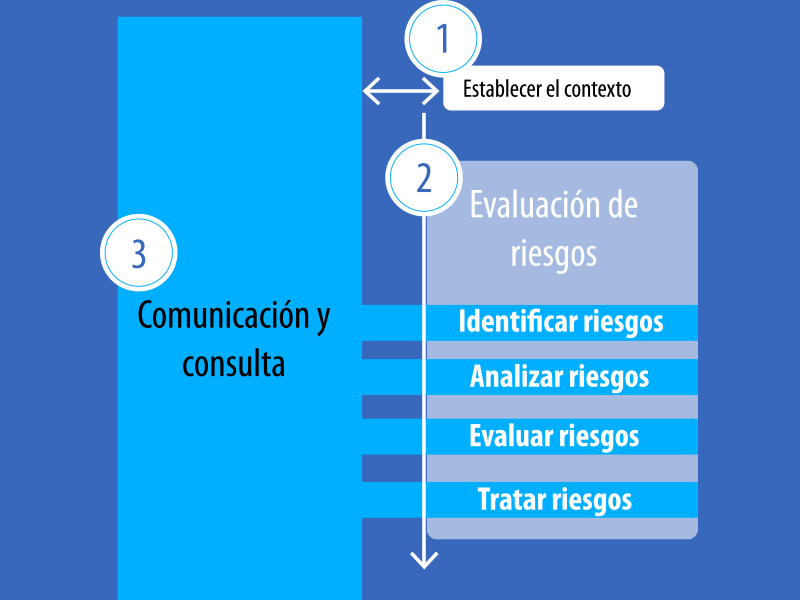
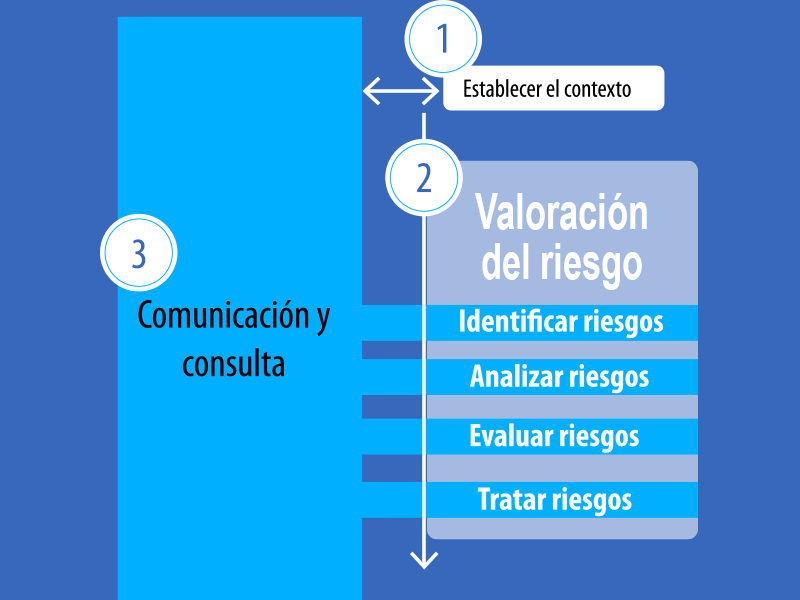
Layer changes from the first 800 x 600 image to the second:
added layer "Valoración del riesgo" above "Rectángulo 1" over [475, 193, 647, 290]
added layer "Rectángulo 1" above "Capa 2" over [471, 189, 647, 290]
